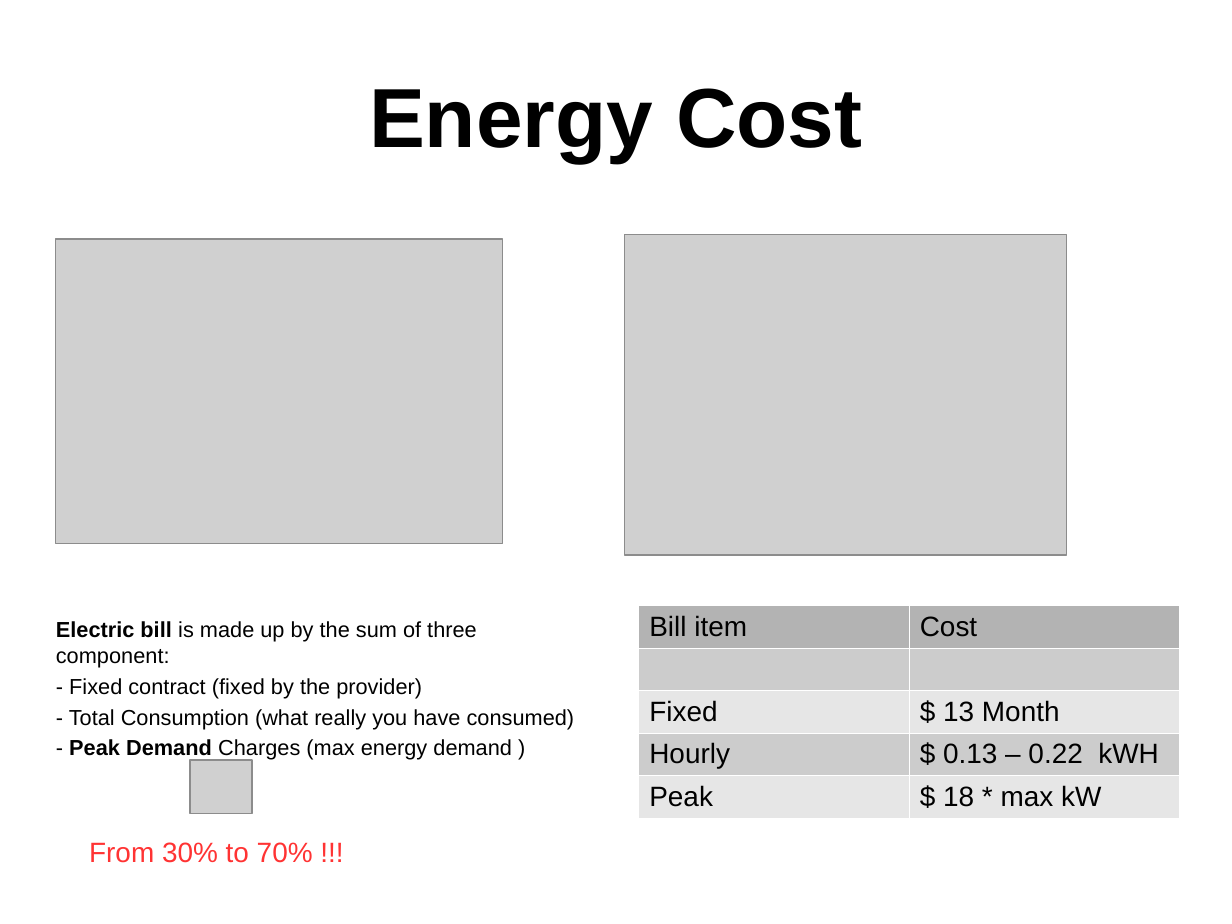
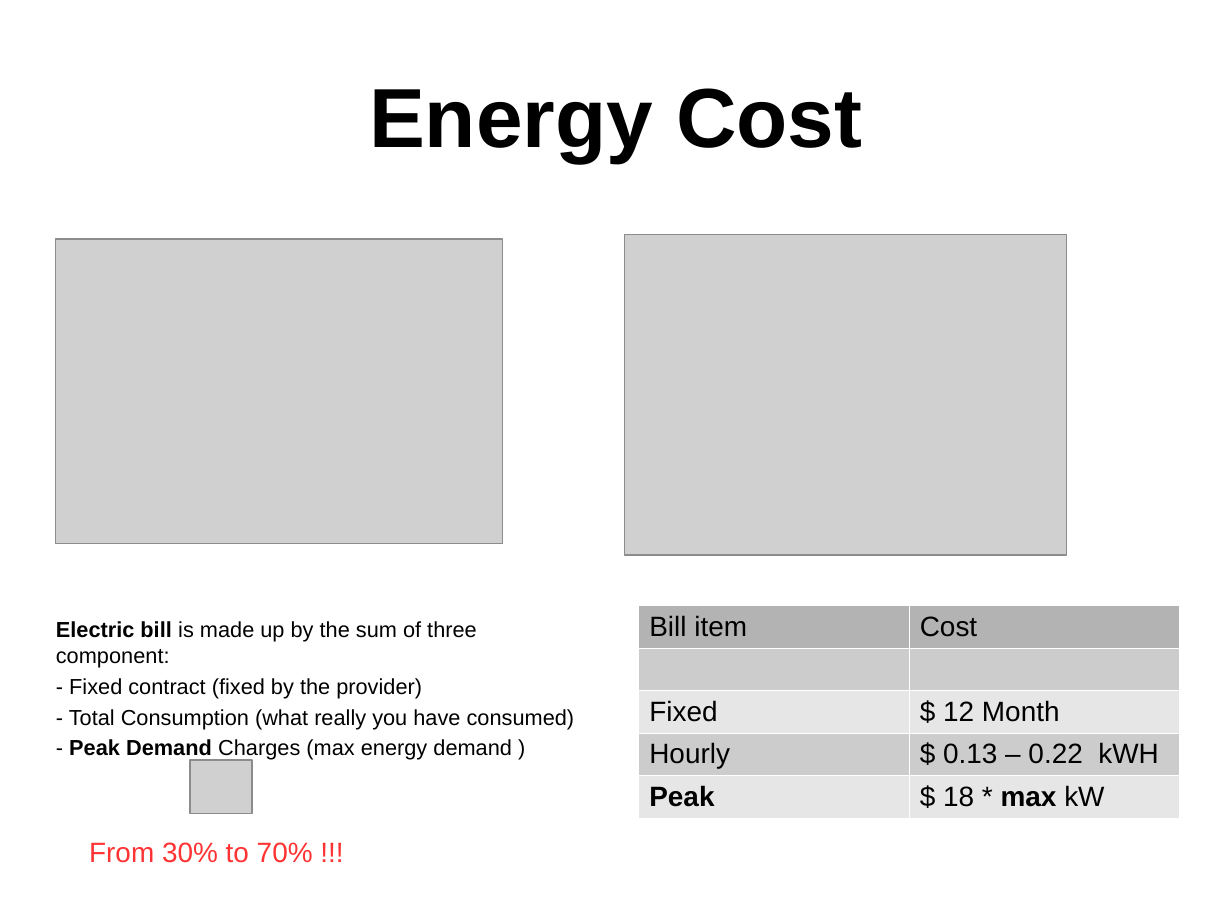
Before and after one commit to filippomedri/applianceblink, a slide deck: slide 2 of doc/mcnulty.odp. Drawn at 1232x924 pixels with LibreOffice and Linux fonts; fonts in the diff are those of the drawing; grey boxes stand for pictures. Boxes give left, top, right and bottom in pixels: in the first picture for what was removed or moved away, otherwise in the second. Text is boxed around its words. In the diff, an @@ line names an element or a change of style, - is before the commit and + after.

```diff
--- a/doc/mcnulty.odp
+++ b/doc/mcnulty.odp
@@ table at (x1=638, y1=605, x2=1179, y2=818) @@
-row 3, column 2: $ 13 Month
+row 3, column 2: $ 12 Month
@@ bold on in "Peak", "max" @@
```
Also in this commit, not shown: 2 other slides changed, 4 other files.
